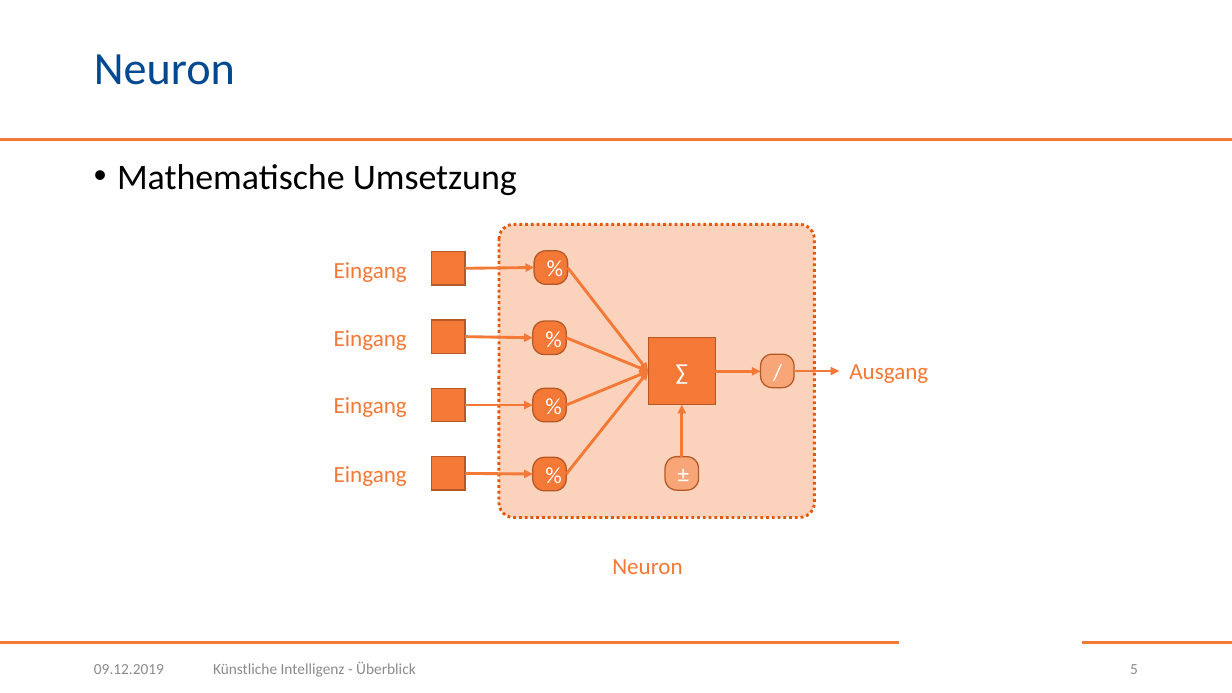
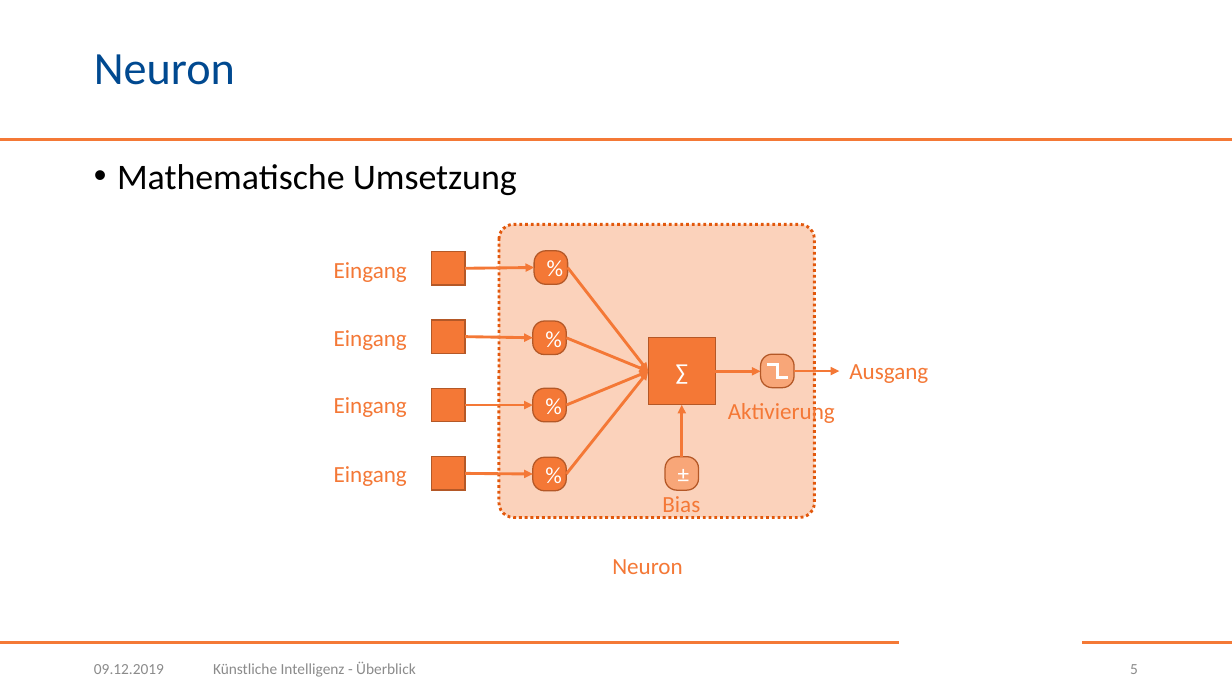
Before and after one commit to BogyMitutoyoCTL/AI-Preparation, a slide deck: slide 5 of presentation/Neuronale Netze.pptx. Drawn at 1232x693 pixels with LibreOffice and Linux fonts; fonts in the diff are those of the drawing; background and template pictures are left out. Boxes give left, top, right and bottom in pixels: in the first picture for what was removed or moved away, otherwise in the second. Text is boxed around its words. In the diff, an @@ line names an element or a change of style, - is before the commit and + after.

```diff
--- a/presentation/Neuronale Netze.pptx
+++ b/presentation/Neuronale Netze.pptx
@@ text in rounded rectangle at (x1=761, y1=354, x2=794, y2=387): text removed @@
-/
@@ elbow line added from (767, 364) to (788, 378), #FFFFFF 2.25 pt @@
@@ text added at (x1=728, y1=399, x2=835, y2=425), 18 pt, text #F47836 @@
+Aktivierung
@@ text added at (x1=662, y1=496, x2=700, y2=519), 18 pt, text #F47836 @@
+Bias
```
Also in this commit, not shown: 1 other slide changed, 2 slides added.
